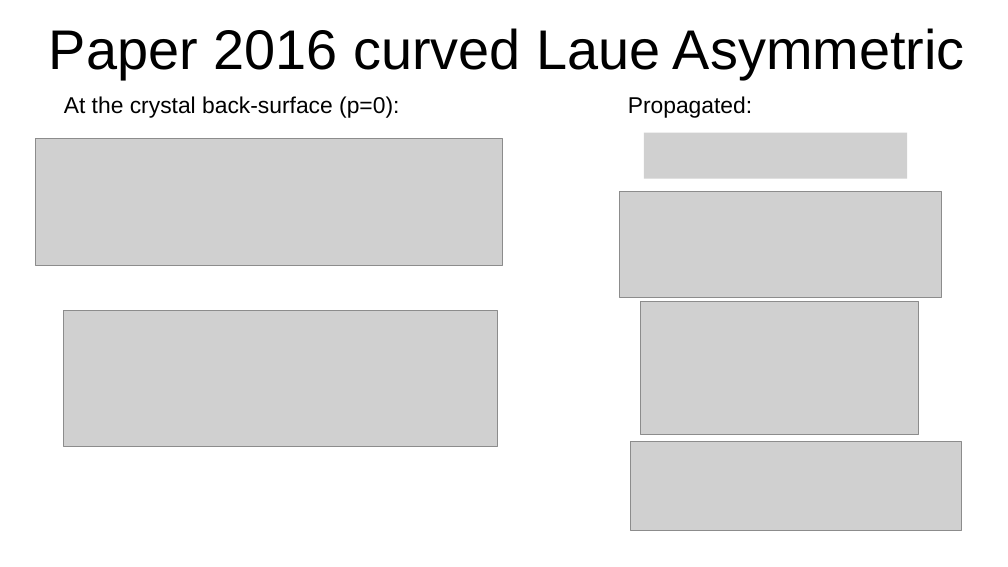
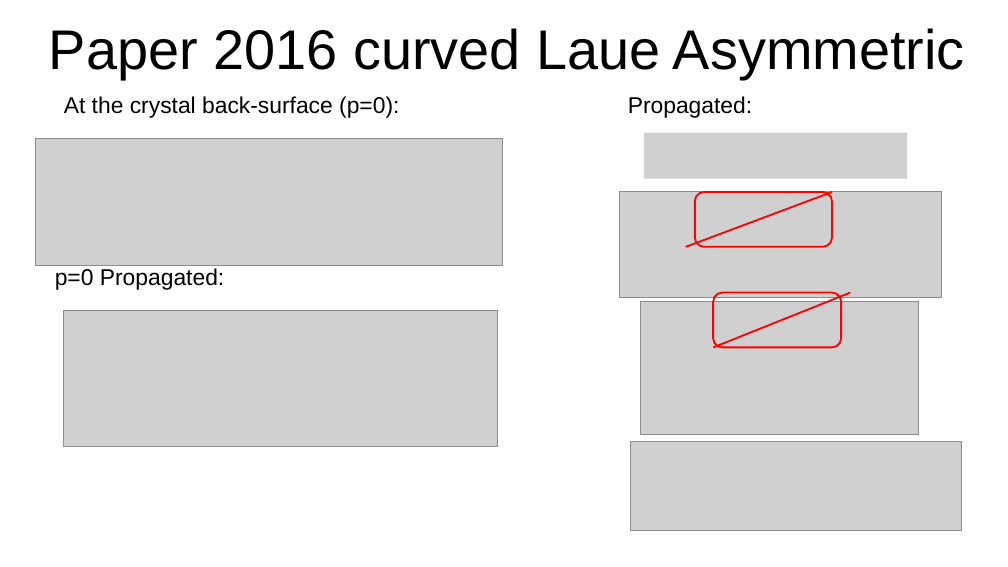
Before and after one commit to srio/paper-guigay-resources, a slide deck: slide 5 of scripts_new/extra/PaperGuigay2016v3.odp. Drawn at 1008x567 pixels with LibreOffice and Linux fonts; fonts in the diff are those of the drawing; grey boxes stand for pictures. Boxes give left, top, right and bottom in pixels: in the first picture for what was removed or moved away, otherwise in the second. Text is boxed around its words. In the diff, an @@ line names an element or a change of style, - is before the commit and + after.

```diff
--- a/scripts_new/extra/PaperGuigay2016v3.odp
+++ b/scripts_new/extra/PaperGuigay2016v3.odp
@@ line added from (686, 247) to (832, 192), #FF0000 1.45 pt @@
@@ rounded rectangle added at <box>695,192,832,247</box>, outline #FF0000 1.45 pt @@
@@ text added at <box>55,268,224,290</box>, 18 pt, text #000000 @@
+p=0 Propagated:
@@ rounded rectangle added at <box>713,293,842,348</box>, outline #FF0000 1.45 pt @@
@@ line added from (713, 348) to (851, 293), #FF0000 1.45 pt @@
```
Also in this commit, not shown: 2 other slides changed, 1 other file.
